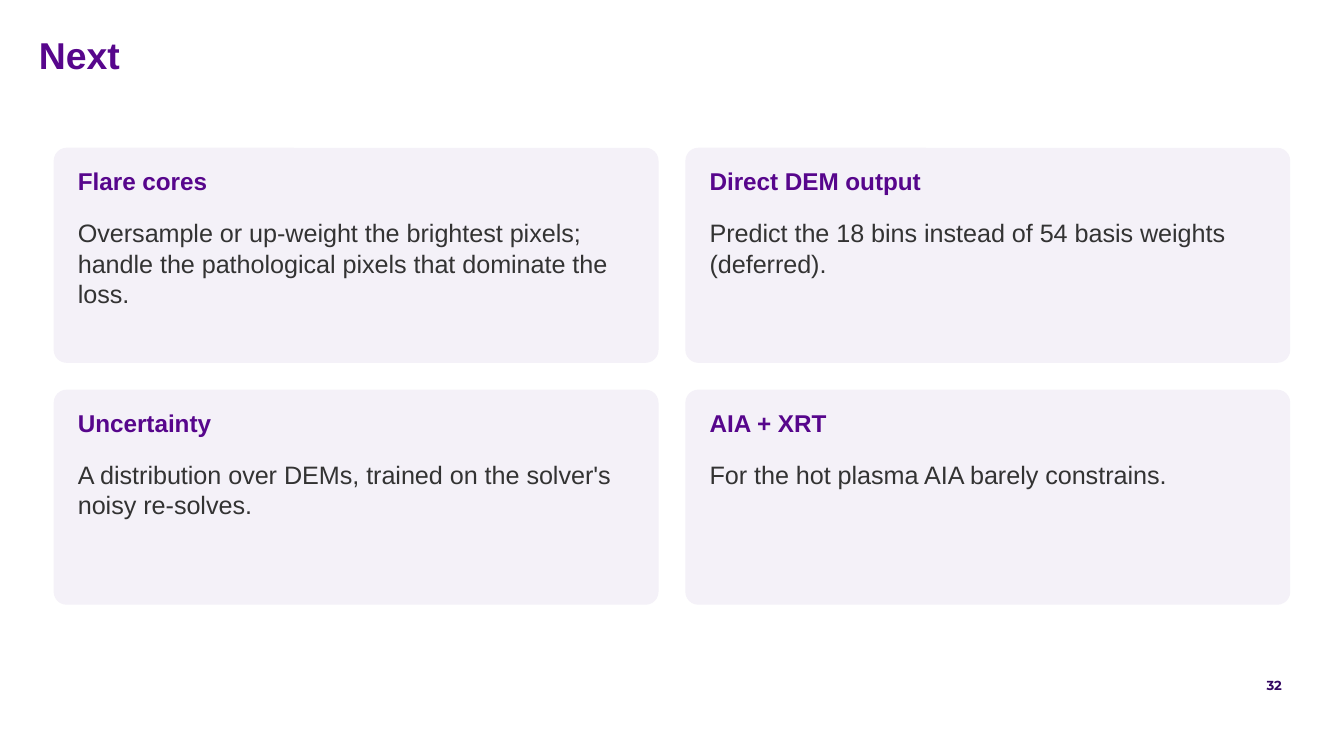
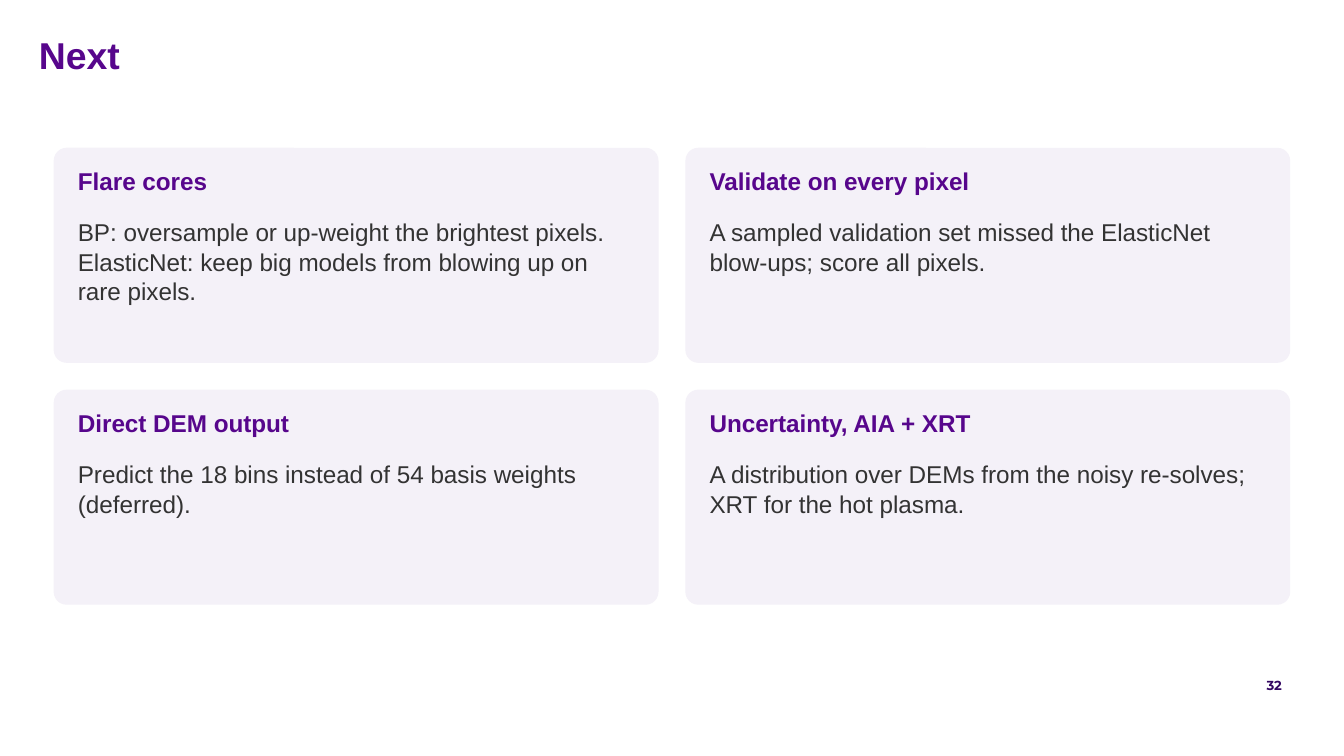
Before and after one commit to FruitPnchSamuraiG/solar-dem-inversion, a slide deck: slide 32 of slides/DEM_deck_v2.pptx. Drawn at 1344x756 pixels with LibreOffice and Linux fonts; fonts in the diff are those of the drawing; background and template pictures are left out. Boxes give left, top, right and bottom in pixels: in the first picture for what was removed or moved away, otherwise in the second. Text is boxed around its words. In the diff, an @@ line names an element or a change of style, - is before the commit and + after.

Commit message:
slides + results: rebuild on the final models (BP 1.43M, ENet 360k)
The patch CNN loses to the MLP at scale with fresh pixels. Bigger helps the
typical pixel, but ElasticNet models of 722k and up blow up on a few bright
pixels the sampled validation never saw, so ElasticNet uses 360k. Parts 5-8,
the summary and the model slide now use these models' numbers and redrawn
figures; the outline is synced.

```diff
--- a/slides/DEM_deck_v2.pptx
+++ b/slides/DEM_deck_v2.pptx
@@ text at box(710, 172, 969, 195): text changed @@
-Direct DEM output
+Validate on every pixel
@@ text at box(78, 223, 604, 305): text changed; size 13.5 to 13 pt @@
-Oversample or up-weight the brightest pixels; handle the pathological pixels that dominate the loss.
+BP: oversample or up-weight the brightest pixels. ElasticNet: keep big models from blowing up on rare pixels.
@@ text at box(710, 223, 1210, 276): text changed; size 13.5 to 13 pt @@
-Predict the 18 bins instead of 54 basis weights (deferred).
+A sampled validation set missed the ElasticNet blow-ups; score all pixels.
@@ text at box(78, 414, 289, 437): text changed @@
-Uncertainty
+Direct DEM output
@@ text at box(710, 414, 971, 437): text changed @@
-AIA + XRT
+Uncertainty, AIA + XRT
@@ text at box(78, 465, 576, 518): text changed; size 13.5 to 13 pt @@
-A distribution over DEMs, trained on the solver's noisy re-solves.
+Predict the 18 bins instead of 54 basis weights (deferred).
@@ text at box(710, 465, 1245, 518): text changed; size 13.5 to 13 pt @@
-For the hot plasma AIA barely constrains.
+A distribution over DEMs from the noisy re-solves; XRT for the hot plasma.
```
Also in this commit, not shown: 13 other slides changed, 1 slide added, 1 slide removed, 26 other files.
